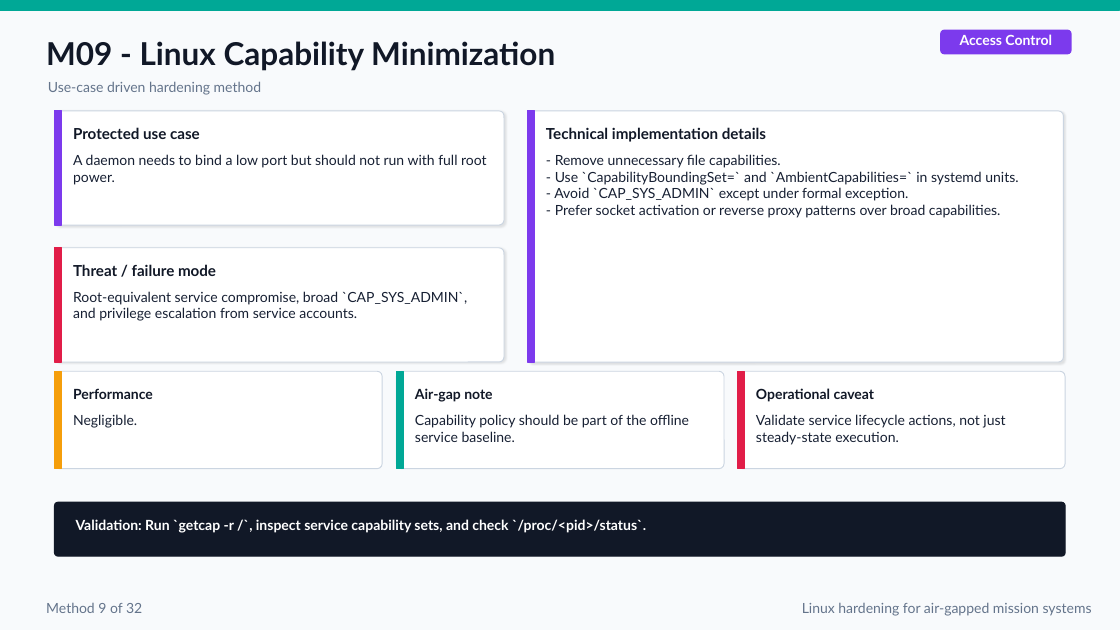
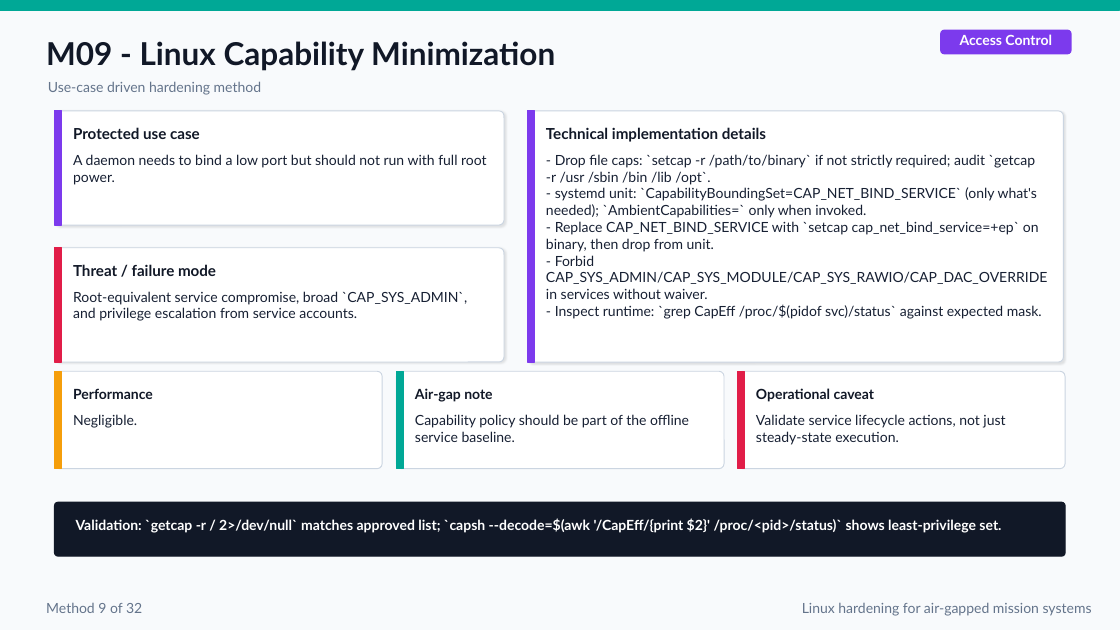
Before and after one commit to FelixKras/Drawio-stuff-, a slide deck: slide 19 of Linux_Mission_Critical_Air_Gapped_Hardening_Final.pptx. Drawn at 1120x630 pixels with LibreOffice and Linux fonts; fonts in the diff are those of the drawing. Boxes give left, top, right and bottom in pixels: in the first picture for what was removed or moved away, otherwise in the second. Text is boxed around its words. In the diff, an @@ line names an element or a change of style, - is before the commit and + after.

```diff
--- a/Linux_Mission_Critical_Air_Gapped_Hardening_Final.pptx
+++ b/Linux_Mission_Critical_Air_Gapped_Hardening_Final.pptx
@@ text at bbox=[546, 154, 1047, 319]: text changed @@
-- Remove unnecessary file capabilities.
-- Use `CapabilityBoundingSet=` and `AmbientCapabilities=` in systemd units.
-- Avoid `CAP_SYS_ADMIN` except under formal exception.
-- Prefer socket activation or reverse proxy patterns over broad capabilities.
+- Drop file caps: `setcap -r /path/to/binary` if not strictly required; audit `getcap -r /usr /sbin /bin /lib /opt`.
+- systemd unit: `CapabilityBoundingSet=CAP_NET_BIND_SERVICE` (only what's needed); `AmbientCapabilities=` only when invoked.
+- Replace CAP_NET_BIND_SERVICE with `setcap cap_net_bind_service=+ep` on binary, then drop from unit.
+- Forbid CAP_SYS_ADMIN/CAP_SYS_MODULE/CAP_SYS_RAWIO/CAP_DAC_OVERRIDE in services without waiver.
+- Inspect runtime: `grep CapEff /proc/$(pidof svc)/status` against expected mask.
@@ text at bbox=[76, 518, 1001, 533]: text changed @@
-Validation: Run `getcap -r /`, inspect service capability sets, and check `/proc/<pid>/status`.
+Validation: `getcap -r / 2>/dev/null` matches approved list; `capsh --decode=$(awk '/CapEff/{print $2}' /proc/<pid>/status)` shows least-privilege set.
```
Also in this commit, not shown: 35 other slides changed, 1 slide added.
